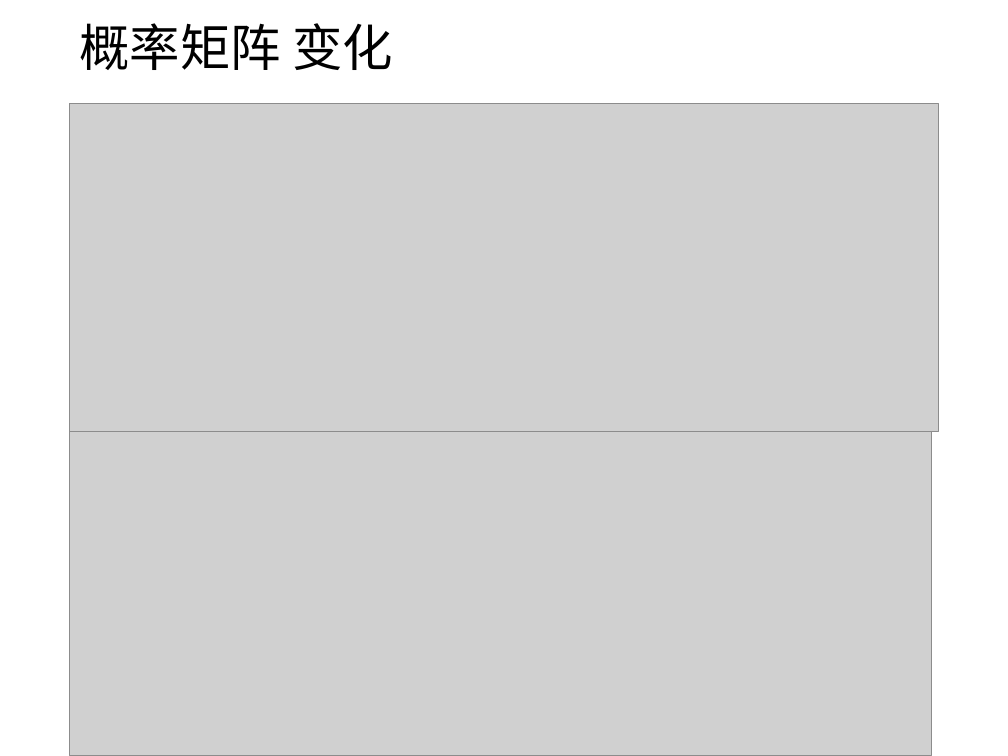
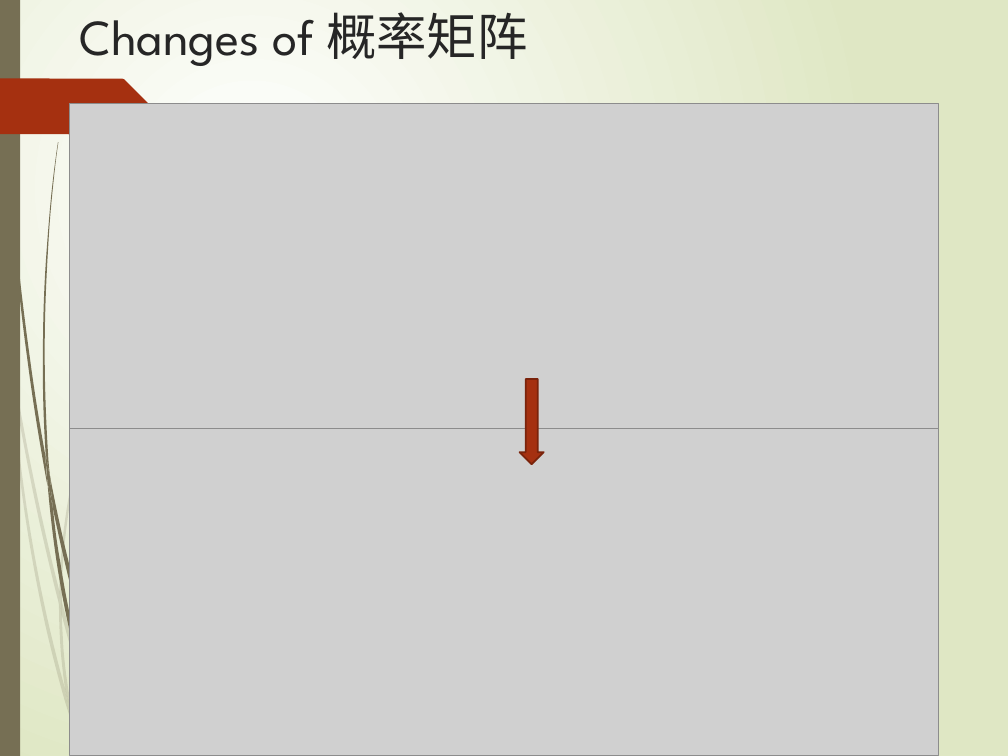
Before and after one commit to caitaozhan/CoalitionFormationInGames, a slide deck: slide 17 of version_0.2.pptx (slide 10 before the commit). Drawn at 1008x756 pixels with LibreOffice and Linux fonts; fonts in the diff are those of the drawing; grey boxes stand for pictures. Boxes give left, top, right and bottom in pixels: in the first picture for what was removed or moved away, otherwise in the second. Text is boxed around its words. In the diff, an @@ line names an element or a change of style, - is before the commit and + after.

```diff
--- a/version_0.2.pptx
+++ b/version_0.2.pptx
@@ background #FFFFFF to gradient #FFFFFF to #DFE8C4 @@
@@ rectangle added at [0, 0, 20, 756], fill #766F54 @@
@@ title "Changes of 概率矩阵" at [79, 12, 528, 66]: vertical alignment middle to top @@
@@ title at [79, 12, 528, 66]: text changed; font Calibri to League Spartan; text colour #000000 to #262626 @@
-概率矩阵 变化
+Changes of 概率矩阵
@@ freeform shape added at [0, 79, 150, 135], fill #A53010 @@
@@ group added at [2, 0, 218, 728]: 6 freeform shapes @@
@@ down arrow added at [519, 379, 543, 465], fill #A53010, outline #7A240C 1.25 pt @@
@@ picture: place and size @@
-picture at [70, 431, 931, 756]
+picture at [70, 428, 939, 756]
@@ group added at [0, 154, 219, 756]: 9 freeform shapes @@
```
Also in this commit, not shown: 7 other slides changed, 14 slides added, 4 slides removed, 21 other files.
